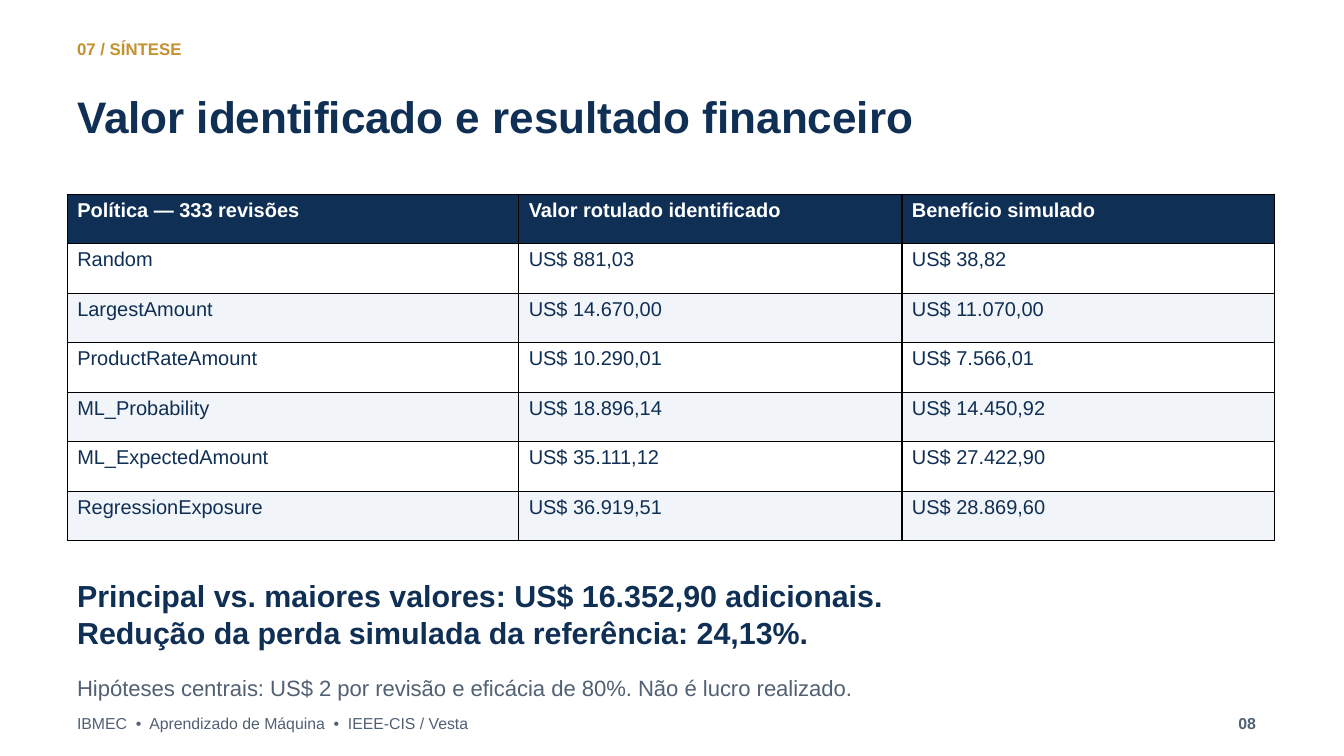
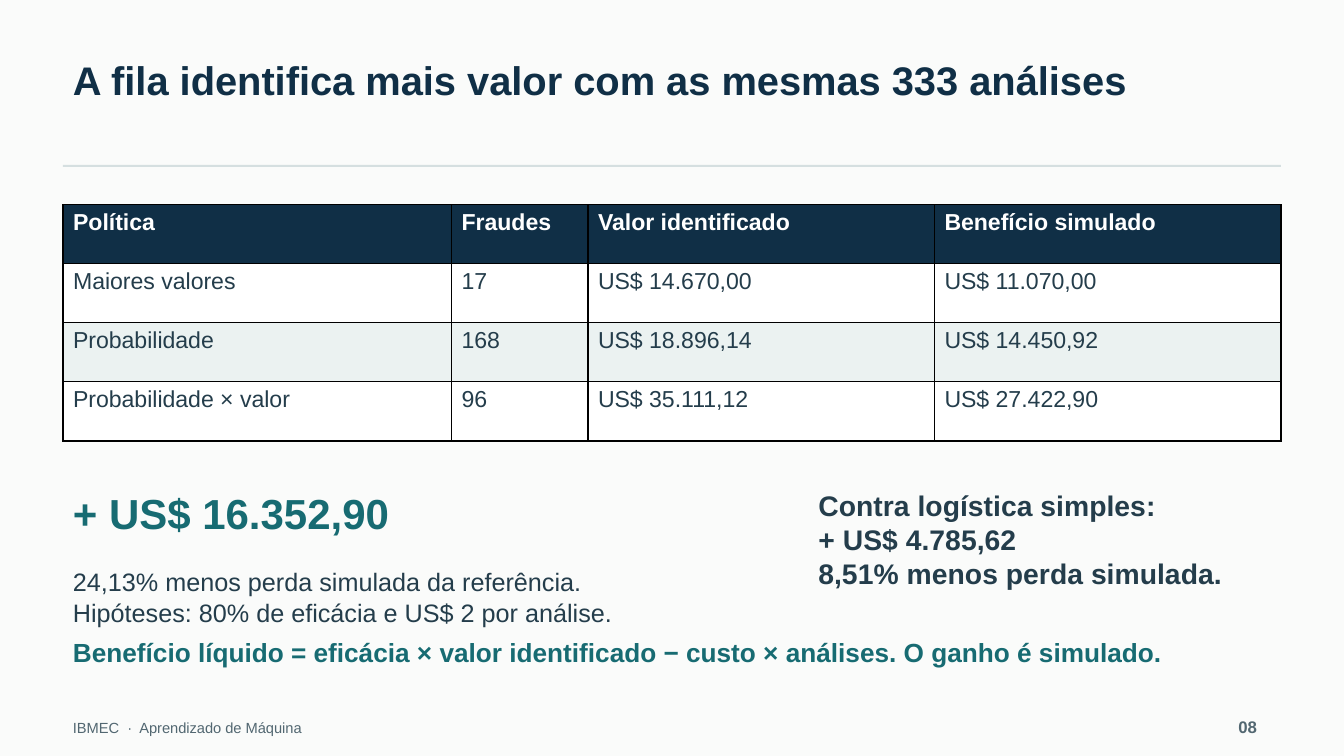
Before and after one commit to joao-castroo/deteccao-fraudes-ml-ibmec, a slide deck: slide 8 of deliverables/apresentacao_Fraude.pptx. Drawn at 1344x756 pixels with LibreOffice and Linux fonts; fonts in the diff are those of the drawing. Boxes give left, top, right and bottom in pixels: in the first picture for what was removed or moved away, otherwise in the second. Text is boxed around its words. In the diff, an @@ line names an element or a change of style, - is before the commit and + after.

```diff
--- a/deliverables/apresentacao_Fraude.pptx
+++ b/deliverables/apresentacao_Fraude.pptx
@@ background #FFFFFF to #FAFBFA @@
@@ text removed at bbox=[77, 41, 182, 55] @@
-07 / SÍNTESE
@@ text added at bbox=[73, 65, 1126, 96], 28.5 pt, text #102F46, bold @@
+A fila identifica mais valor com as mesmas 333 análises
@@ text removed at bbox=[77, 101, 913, 134] @@
-Valor identificado e resultado financeiro
@@ rectangle added at bbox=[63, 165, 1280, 167], fill #D5DFE0 @@
@@ table at bbox=[63, 205, 1280, 441] @@
-Política — 333 revisões | Valor rotulado identificado | Benefício simulado
-Random | US$ 881,03 | US$ 38,82
-LargestAmount | US$ 14.670,00 | US$ 11.070,00
-ProductRateAmount | US$ 10.290,01 | US$ 7.566,01
-ML_Probability | US$ 18.896,14 | US$ 14.450,92
-ML_ExpectedAmount | US$ 35.111,12 | US$ 27.422,90
-RegressionExposure | US$ 36.919,51 | US$ 28.869,60
+Política | Fraudes | Valor identificado | Benefício simulado
+Maiores valores | 17 | US$ 14.670,00 | US$ 11.070,00
+Probabilidade | 168 | US$ 18.896,14 | US$ 14.450,92
+Probabilidade × valor | 96 | US$ 35.111,12 | US$ 27.422,90
@@ table: place and size @@
-table at bbox=[68, 195, 1275, 541]
+table at bbox=[63, 205, 1280, 441]
@@ text at bbox=[109, 498, 389, 536]: text changed; size 21.8 to 30 pt; text colour #102F54 to #176B72 @@
-Principal vs. maiores valores: US$ 16.352,90 adicionais.
-Redução da perda simulada da referência: 24,13%.
++ US$ 16.352,90
@@ text added at bbox=[818, 495, 1222, 590], 20.2 pt, text #243D4B, bold @@
+Contra logística simples:
++ US$ 4.785,62
+8,51% menos perda simulada.
@@ text at bbox=[73, 572, 612, 627]: text changed; size 15.8 to 18 pt; text colour #516173 to #243D4B @@
-Hipóteses centrais: US$ 2 por revisão e eficácia de 80%. Não é lucro realizado.
+24,13% menos perda simulada da referência.
+Hipóteses: 80% de eficácia e US$ 2 por análise.
@@ text added at bbox=[73, 642, 1161, 667], 18.8 pt, text #176B72, bold @@
+Benefício líquido = eficácia × valor identificado − custo × análises. O ganho é simulado.
@@ text "08" at bbox=[1238, 721, 1257, 733]: size 11.2 to 12 pt, text colour #516173 to #526771 @@
@@ text at bbox=[73, 722, 302, 736]: text changed; size 11.2 to 10.5 pt; text colour #516173 to #526771 @@
-IBMEC • Aprendizado de Máquina • IEEE-CIS / Vesta
+IBMEC · Aprendizado de Máquina
```
Also in this commit, not shown: 3 other slides changed, 6 slides added, 6 slides removed, 9 other files.
